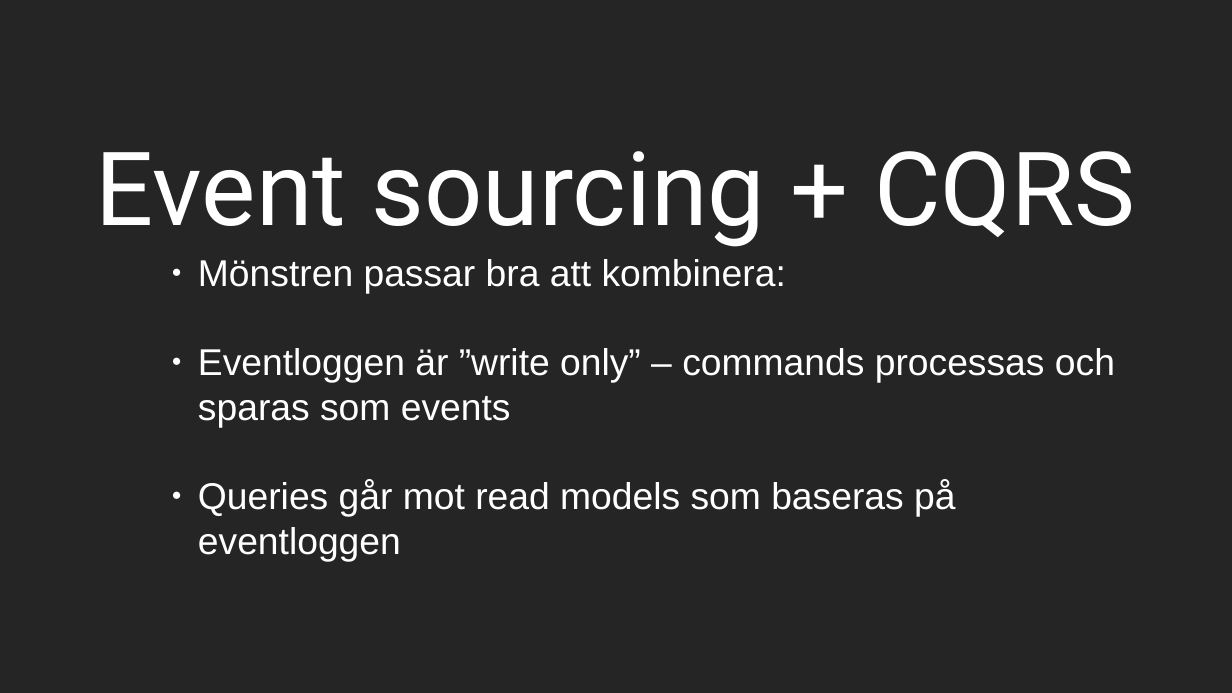
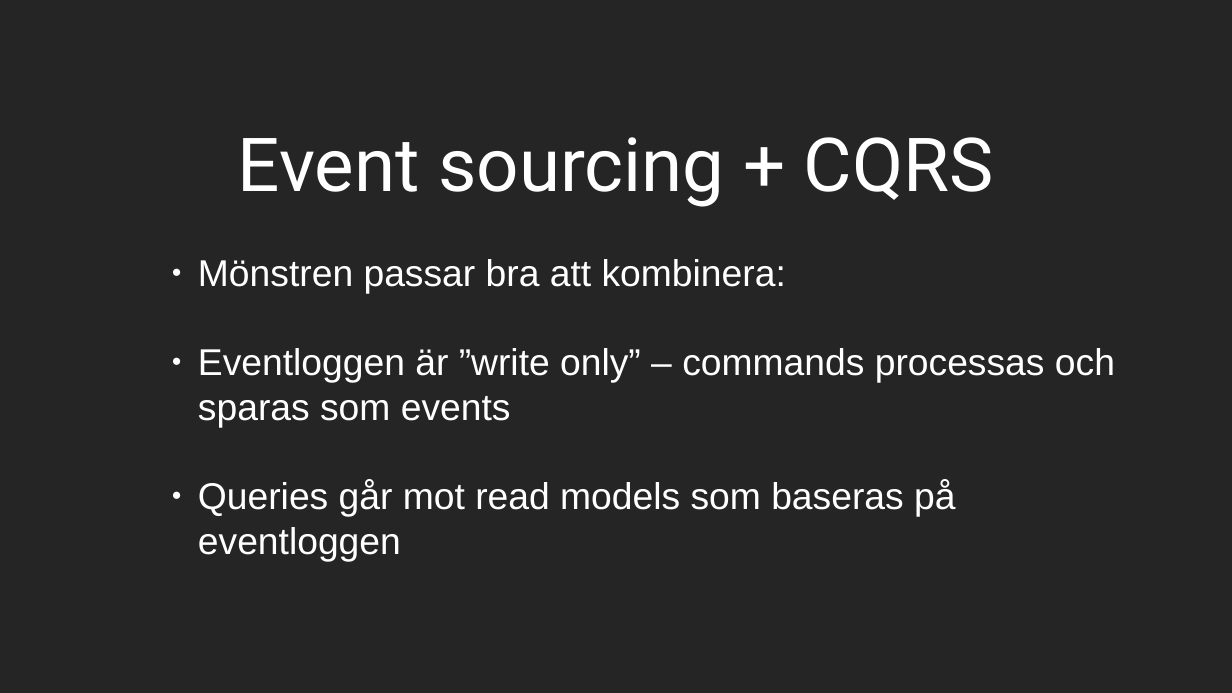
Before and after one commit to thomaskrut/tekf, a slide deck: slide 37 of tekf presentation.odp. Drawn at 1232x693 pixels with LibreOffice and Linux fonts; fonts in the diff are those of the drawing. Boxes give left, top, right and bottom in pixels: in the first picture for what was removed or moved away, otherwise in the second. Text is boxed around its words. In the diff, an @@ line names an element or a change of style, - is before the commit and + after.

```diff
--- a/tekf presentation.odp
+++ b/tekf presentation.odp
@@ title "Event sourcing + CQRS": place and size @@
-title "Event sourcing + CQRS" at bbox=[96, 151, 1135, 247]
+title "Event sourcing + CQRS" at bbox=[238, 137, 994, 207]
@@ title "Event sourcing + CQRS" at bbox=[238, 137, 994, 207]: size 66 to 48 pt @@
```
Also in this commit, not shown: 41 other slides changed, 1 other file.
